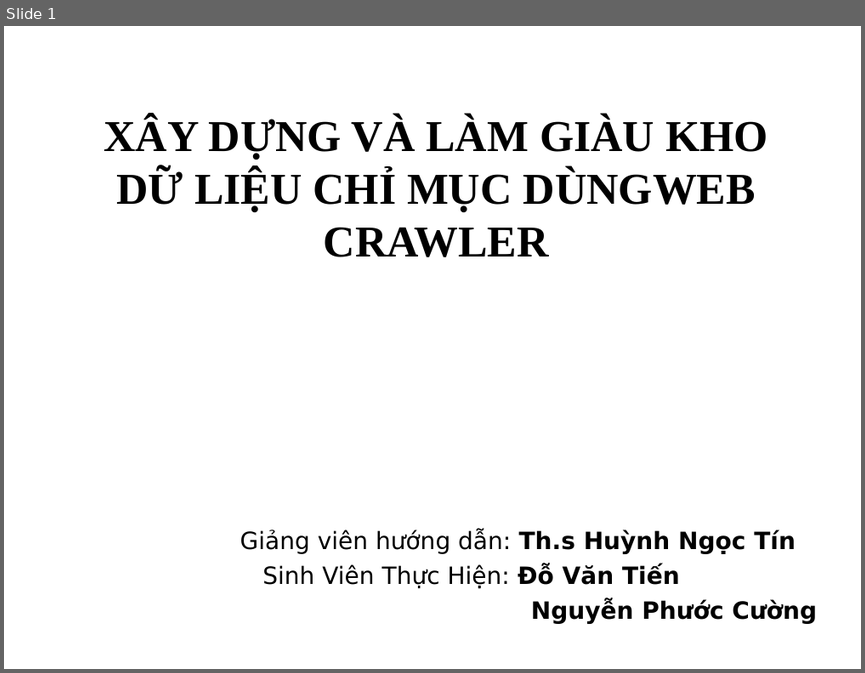
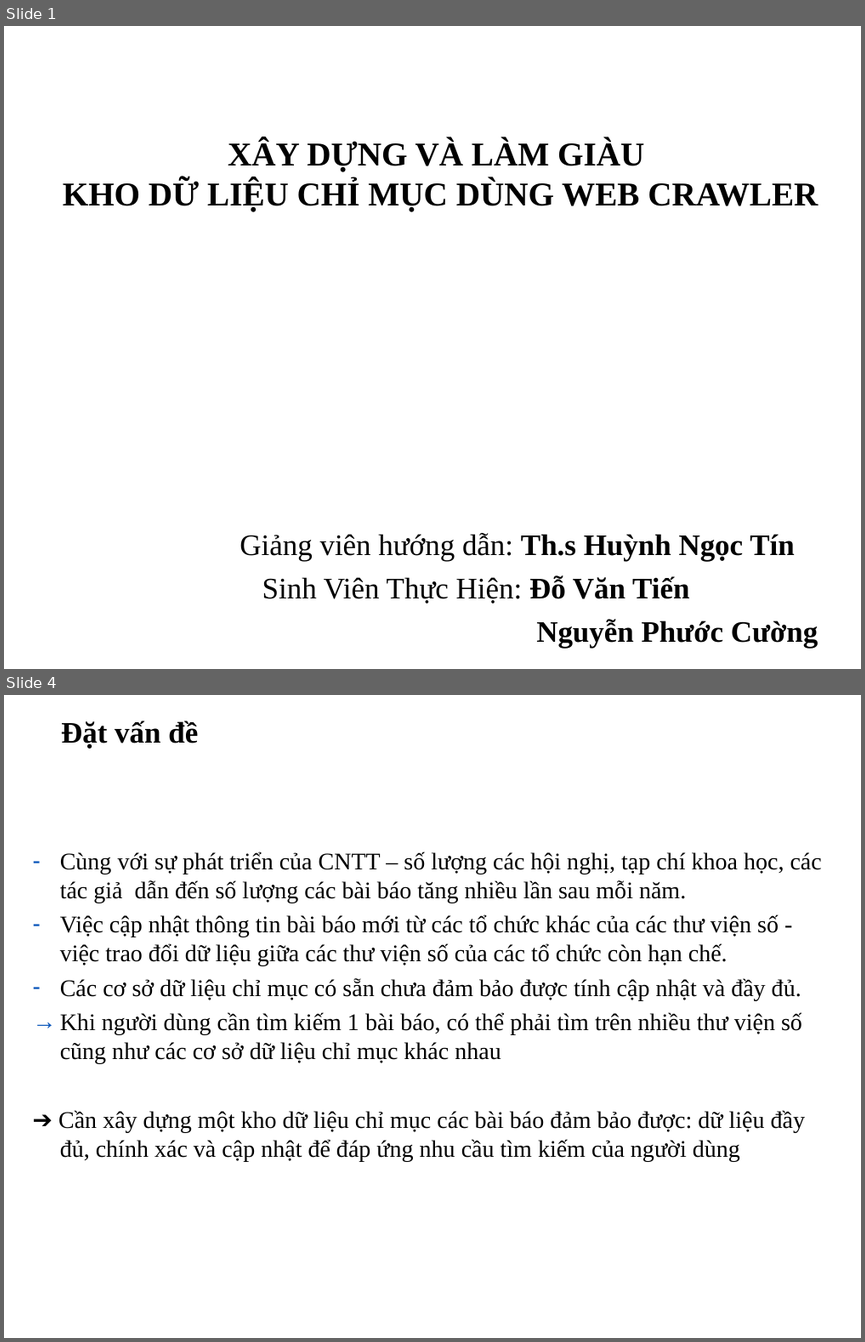
Before and after one commit to tiendv/detaitotnghiep, a slide deck: Report/Bao cao khoa luan/Trinh bay bao cao.ppt. Shown one above the other, each under a label of ours: slide 1 before the commit, slides 1 and 4 after it; the slides between them are not shown. The pictures are 865x673 and 865x1342 pixels, drawn with LibreOffice and Linux fonts; fonts in the diff are those of the drawing; background and template pictures are left out. Boxes give left, top, right and bottom in pixels: in the first picture for what was removed or moved away, otherwise in the second. Text is boxed around its words. In the diff, an @@ line names an element or a change of style, - is before the commit and + after.

```diff
--- a/Report/Bao cao khoa luan/Trinh bay bao cao.ppt
+++ b/Report/Bao cao khoa luan/Trinh bay bao cao.ppt
@@ slide 4 added at [4,695,861,1338], background #FFFFFF @@
@@ title added at [61,721,198,749], 25 pt, text #000000, bold @@
+Đặt vấn đề
@@ text added at [58,851,822,1161], 20 pt, text #000000 @@
+– Cùng với sự phát triển của CNTT – số lượng các hội nghị, tạp chí khoa học, các tác giả dẫn đến số lượng các bài báo tăng nhiều lần sau mỗi năm.
+– Việc cập nhật thông tin bài báo mới từ các tổ chức khác của các thư viện số - việc trao đổi dữ liệu giữa các thư viện số của các tổ chức còn hạn chế.
+– Các cơ sở dữ liệu chỉ mục có sẵn chưa đảm bảo được tính cập nhật và đầy đủ.
+→ Khi người dùng cần tìm kiếm 1 bài báo, có thể phải tìm trên nhiều thư viện số cũng như các cơ sở dữ liệu chỉ mục khác nhau
+➔ Cần xây dựng một kho dữ liệu chỉ mục các bài báo đảm bảo được: dữ liệu đầy đủ, chính xác và cập nhật để đáp ứng nhu cầu tìm kiếm của người dùng
@@ rectangle added at [4,1295,653,1321], fill #FFFFFF, outline #FFFFFF 0.74 pt @@
@@ slide 1 changed as well @@
@@ title at [63,139,817,211]: text changed; size 37 to 28 pt @@
-XÂY DỰNG VÀ LÀM GIÀU KHO DỮ LIỆU CHỈ MỤC DÙNGWEB CRAWLER
+XÂY DỰNG VÀ LÀM GIÀU
+KHO DỮ LIỆU CHỈ MỤC DÙNG WEB CRAWLER
@@ subtitle "Giảng viên hướng dẫn: Th.s ..." at [239,533,818,647]: size 20 to 25 pt, font DejaVu Sans to Times New Roman; more space between paragraphs @@
```
Also in this commit, not shown: 3 other slides changed, 13 other slides added, 17 slides removed.
